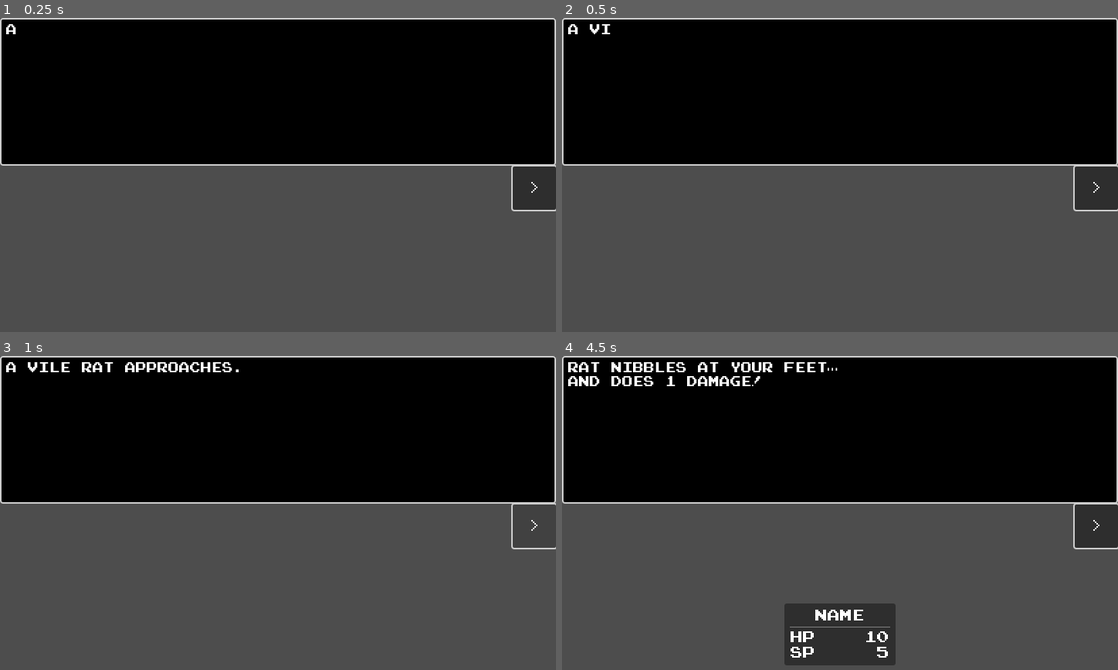
Above: before the commit, frames 1-4 (two rows, left to right).
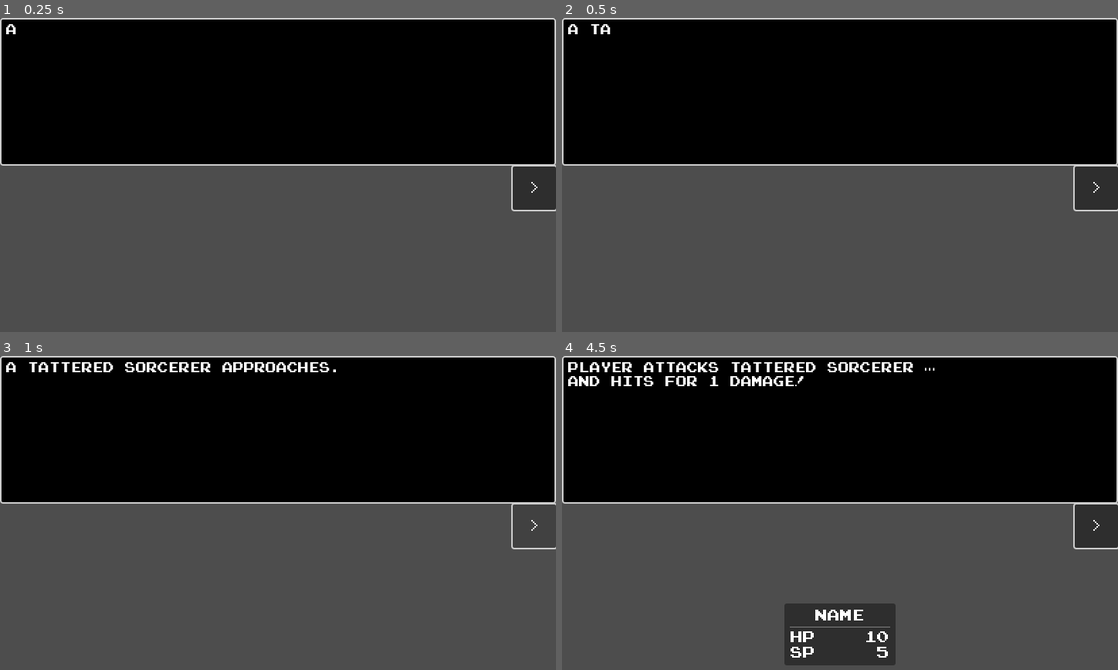
Above: after the commit, the same moments.

Repository: rodriguezric/vesequella
Game: Godot game, scene res://test_battle.tscn
The game is run twice, just before and just after one commit, with the same random seed, the same clock (stepped at 60 frames per second) and the same inputs. This scene is started directly instead of the project's main scene.
Inputs (mouse positions are in pixels of both pictures, inside the frame that each line leads up to):
- Up to frame 1 (0.25 s): no input
- Up to frame 2 (0.5 s): no input
- Up to frame 3 (1 s): click ">" at 0.5 s
- Up to frame 4 (4.5 s): click ">" at 1.25 s; click ">" at 2 s; click "ATTACK" at 2.75 s; tap Enter at 3.5, 3.6 s; move the mouse to (962, 607) at 3.52 s; click (962, 607) at 3.67 s; tap Space at 4.25 s; move the mouse to (728, 663) at 4.27 s; tap F at 4.35 s; click (728, 663) at 4.42 s

Frame 1 is identical in both runs. In frame 2, less than 0.1% of the frame differs, in the area x 5-9%, y 1-6%; in frame 3, 0.9%; in frame 4, 1.7%, in the area x 1-68%, y 1-10%.

Commit message:
109-design-lost-sorcerer

Diff:
--- a/scripts/ctx.gd
+++ b/scripts/ctx.gd
@@ -77,11 +77,28 @@
     ]
 }
 
+var lost_sorcerer = {
+    "name": "Tattered Sorcerer",
+    "description": "A tattered Sorcerer",
+    "hp": 10,
+    "sp": 5,
+    "atk": 2,
+    "def": 3,
+    "dex": 3,
+    "agi": 3,
+    "skills": [
+        #SKILL.attack,
+        SKILL.bolt,
+        #SKILL.fizzle,
+    ]
+}
+
 enum Enemy {
     RAT,
     SLIME,
     SQUISHY_SLIME,
     GOBLIN,
+    LOST_SORCERER,
 }
 
 # map for getting a copy an instance of an enemy model
@@ -90,6 +107,7 @@
     Enemy.SLIME: slime,
     Enemy.SQUISHY_SLIME: squishy_slime,
     Enemy.GOBLIN: goblin,
+    Enemy.LOST_SORCERER: lost_sorcerer,
 }
 
 func create_enemy(enemy: Enemy):
--- a/scripts/skill.gd
+++ b/scripts/skill.gd
@@ -98,6 +98,30 @@
         if target == CTX.player:
             IO.hero_stats_changed.emit()
 
+func bolt(source, target):
+    await IO.scroll_text("%s tries to cast a spell..." % [source.name])
+
+    if source.sp >= 2:
+        VFX.flash(Color.YELLOW)
+        SFX.play_track(SFX.PICKUP)
+        await IO.append_text("and casts the Bolt spell")
+        source.sp -= 2
+        var dmg = 2 + rng.randi_range(0, 3)
+        target.hp -= dmg
+        SFX.play_track(SFX.HIT)
+        await IO.append_text("%s takes %d damage" % [target.name, dmg])
+    else:
+        SFX.play_track(SFX.MISS)
+        await IO.append_text("but doesn't have enough energy")
+
+    if target == CTX.player:
+        IO.hero_stats_changed.emit()
+
+func fizzle(source, _target):
+    await IO.scroll_text("%s tries to cast a spell..." % [source.name])
+    SFX.play_track(SFX.MISS)
+    await IO.append_text("but fails to remember how.")
+
 func inventory(source, _target):
     var idx = await IO.show_inventory()
     await IO.scroll_text("%s used %s" % [source.name, CTX.inventory[idx]])
--- a/scripts/test_battle.gd
+++ b/scripts/test_battle.gd
@@ -15,5 +15,6 @@
 
 # Called when the node enters the scene tree for the first time.
 func _ready() -> void:
+    CTX.player.name = "Player"
     CTX.inventory = [torch.duplicate()]
     BATTLE.run(enemy_id)
--- a/test_battle.tscn
+++ b/test_battle.tscn
@@ -4,3 +4,4 @@
 
 [node name="TestBattle" type="Node"]
 script = ExtResource("1_gbn24")
+enemy_id = 4
